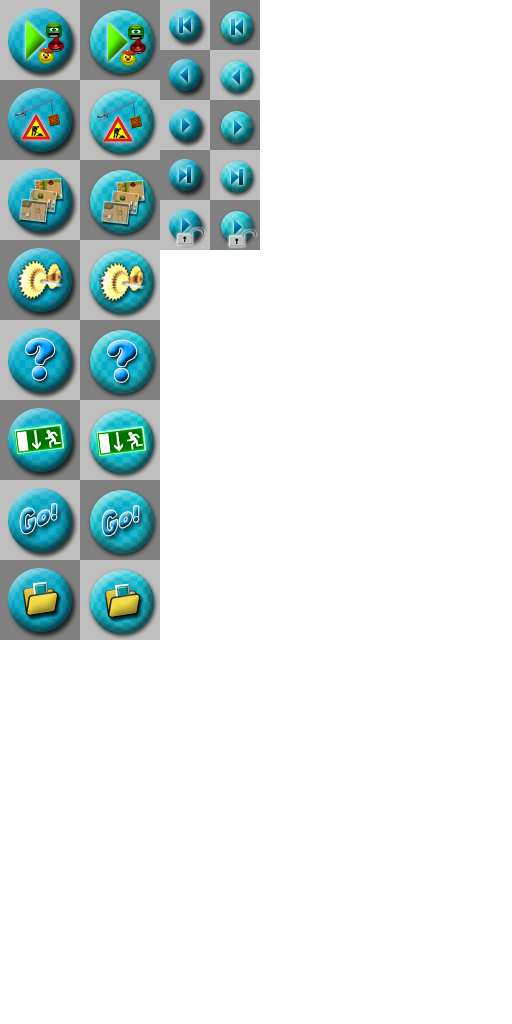
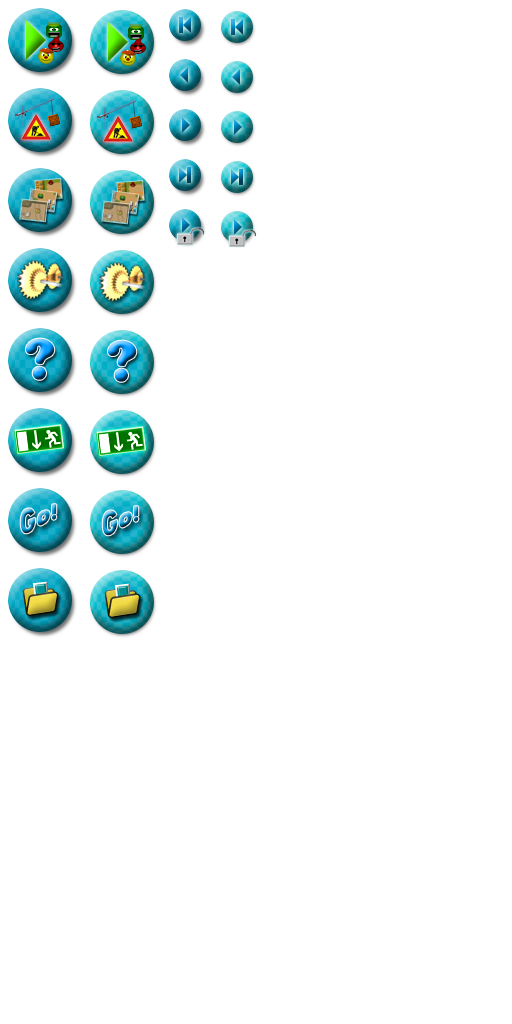
Before/after of a 512×1024 layered artwork. What changed in the layer stack:
hid group "Gitter" (26 layers) over [0, 0, 260, 640]